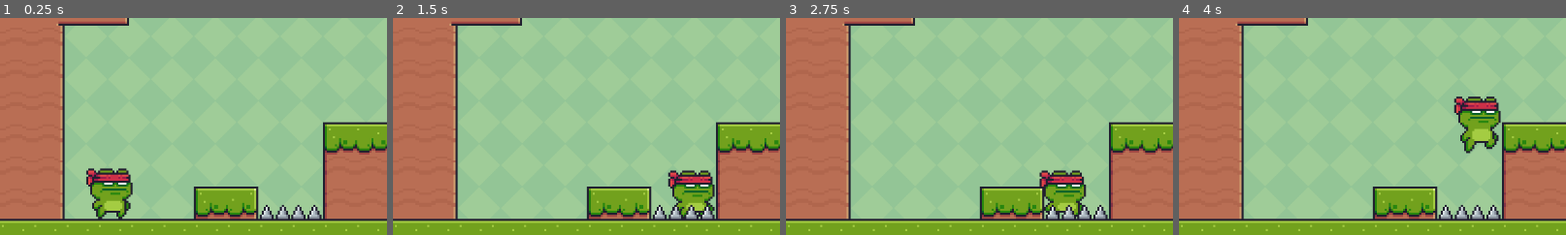
Above: before the commit, frames 1-4 (left to right).
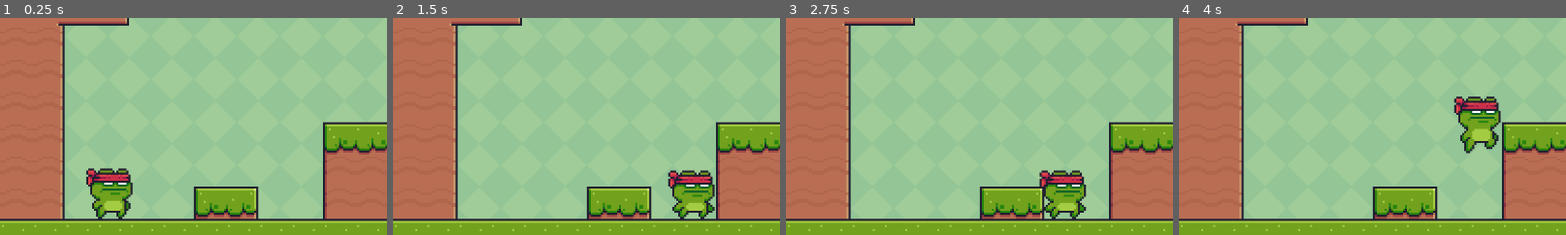
Above: after the commit, the same moments.

Repository: CatChow0/GoDot-2D-Platformer
Game: Godot game, scene res://main.tscn
Two runs of this game, one before a commit and one after it. Both use one fixed random seed, a clock stepped at 60 frames per second and the inputs below.
Inputs:
- Up to frame 1 (0.25 s): no input
- Up to frame 2 (1.5 s): tap Enter (ui_accept) at 0.5, 0.77 s; hold Right (ui_right) from 0.53 s (still down)
- Up to frame 3 (2.75 s): tap Enter (ui_accept) at 1.52 s; release Right (ui_right) at 2.03 s; hold Left (ui_left) from 2.03 s (still down)
- Up to frame 4 (4 s): release Left (ui_left) at 2.78 s; hold Right (ui_right) from 2.78 s (still down); tap Enter (ui_accept) at 3.02, 3.77 s
The pictures show only the part of the screen within x 0-50%, y 50-100%; the shares and areas given below are measured in that part.

The runs differ from the first frame. In frame 1, 0.6% of the frame differs, in the area x 66-84%, y 86-93%; in frame 2, 0.6%; in frame 3, 0.6%; in frame 4, 0.6%.

Commit message:
N°3 - spikes

Diff:
--- a/main.tscn
+++ b/main.tscn
@@ -1,9 +1,8 @@
-[gd_scene load_steps=7 format=3 uid="uid://cpn0ksbkyj3l5"]
+[gd_scene load_steps=6 format=3 uid="uid://cpn0ksbkyj3l5"]
 
 [ext_resource type="Texture2D" uid="uid://lxbmsrgtqe3y" path="res://Green.png" id="1_xrnn1"]
 [ext_resource type="Texture2D" uid="uid://dm0kxvwxmnyk7" path="res://Terrain (16x16).png" id="2_dufsi"]
 [ext_resource type="PackedScene" uid="uid://c4qk2h31p8h4s" path="res://scenes/main_character.tscn" id="3_qqfkp"]
-[ext_resource type="PackedScene" uid="uid://p8jsu3vyai1l" path="res://scenes/spike.tscn" id="4_k2ljl"]
 
 [sub_resource type="TileSetAtlasSource" id="TileSetAtlasSource_3570p"]
 texture = ExtResource("2_dufsi")
@@ -480,14 +479,6 @@
 format = 2
 layer_0/tile_data = PackedInt32Array(917503, 393216, 0, 851992, 524288, 0, 851968, 458752, 0, 851969, 458752, 0, 851970 …(2801 unchanged characters)…
 
-[node name="CharacterBody2D" parent="." instance=ExtResource("3_qqfkp")]
+[node name="player" parent="." instance=ExtResource("3_qqfkp")]
 position = Vector2(164, 575)
 scale = Vector2(3, 3)
-
-[node name="CharacterBody2D2" parent="." instance=ExtResource("4_k2ljl")]
-position = Vector2(410, 600)
-scale = Vector2(3, 3)
-
-[node name="CharacterBody2D3" parent="." instance=ExtResource("4_k2ljl")]
-position = Vector2(457, 600)
-scale = Vector2(3, 3)
--- a/scenes/spike.gd
+++ /dev/null
@@ -1,11 +0,0 @@
-extends CharacterBody2D
-
-
-# Called when the node enters the scene tree for the first time.
-func _ready():
-	pass # Replace with function body.
-
-
-# Called every frame. 'delta' is the elapsed time since the previous frame.
-func _process(delta):
-	pass
--- a/scenes/spike.tscn
+++ b/scenes/spike.tscn
@@ -1,14 +1,21 @@
 [gd_scene load_steps=3 format=3 uid="uid://p8jsu3vyai1l"]
 
 [ext_resource type="Texture2D" uid="uid://8o6co8tg2jxg" path="res://assets/enemy/spike/Idle.png" id="1_fslga"]
-[ext_resource type="Script" path="res://scenes/spike.gd" id="1_taoxl"]
 
-[node name="CharacterBody2D2" type="CharacterBody2D"]
-texture_filter = 1
-script = ExtResource("1_taoxl")
+[sub_resource type="RectangleShape2D" id="RectangleShape2D_xhdjp"]
+size = Vector2(19, 9)
+
+[node name="spike" type="StaticBody2D"]
 
 [node name="Sprite2D" type="Sprite2D" parent="."]
+texture_filter = 1
 texture = ExtResource("1_fslga")
 
 [node name="CollisionPolygon2D" type="CollisionPolygon2D" parent="."]
-polygon = PackedVector2Array(-8, 8, -1.07189, 8, 7, 8, 7, 6, 5, 2, 4, 1, 3, 1, 2, 2, 1, 4, 0, 6, 0, 8, -1, 8, -1, 6, -2, 4, -3, 2, -4, 1, -5, 1, -6, 2, -7, 4, -8, 6)
+polygon = PackedVector2Array(-8, 8, 7, 8, 7, 6, 6, 4, 5, 2, 4, 1, 3, 1, 2, 2, 1, 4, 0, 6, -1, 6, -2, 4, -3, 2, -4, 1, -5, 1, -6, 2, -7, 4, -8, 6)
+
+[node name="Area2D" type="Area2D" parent="."]
+
+[node name="CollisionShape2D" type="CollisionShape2D" parent="Area2D"]
+position = Vector2(-0.5, 3.5)
+shape = SubResource("RectangleShape2D_xhdjp")
